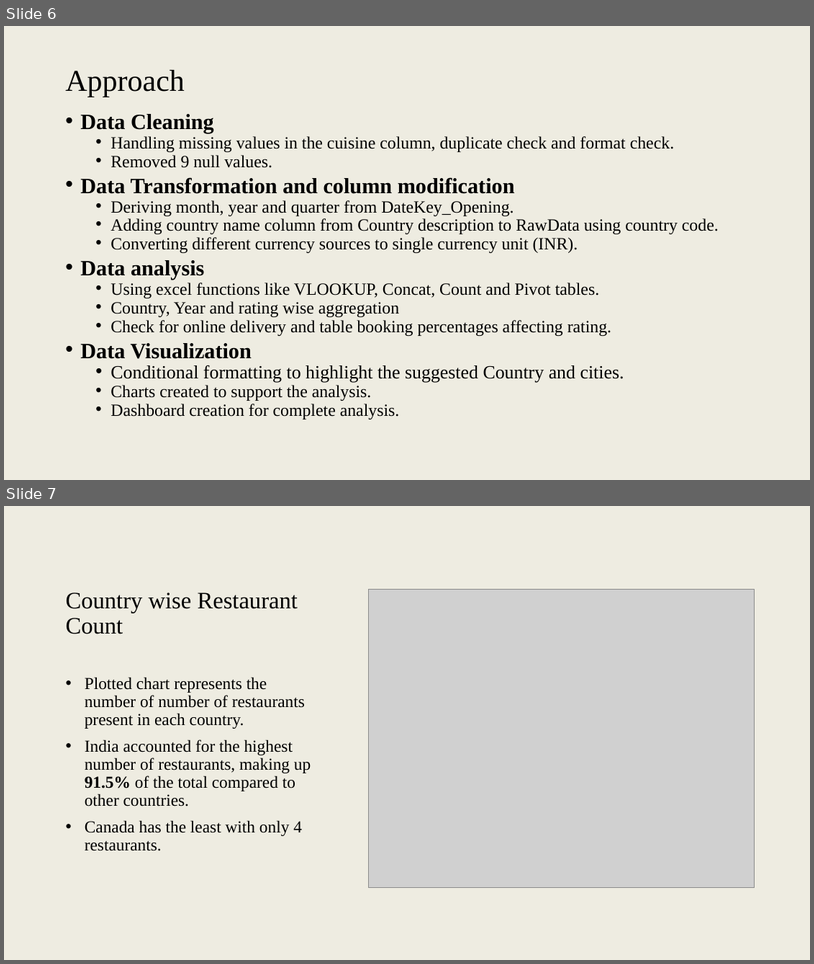
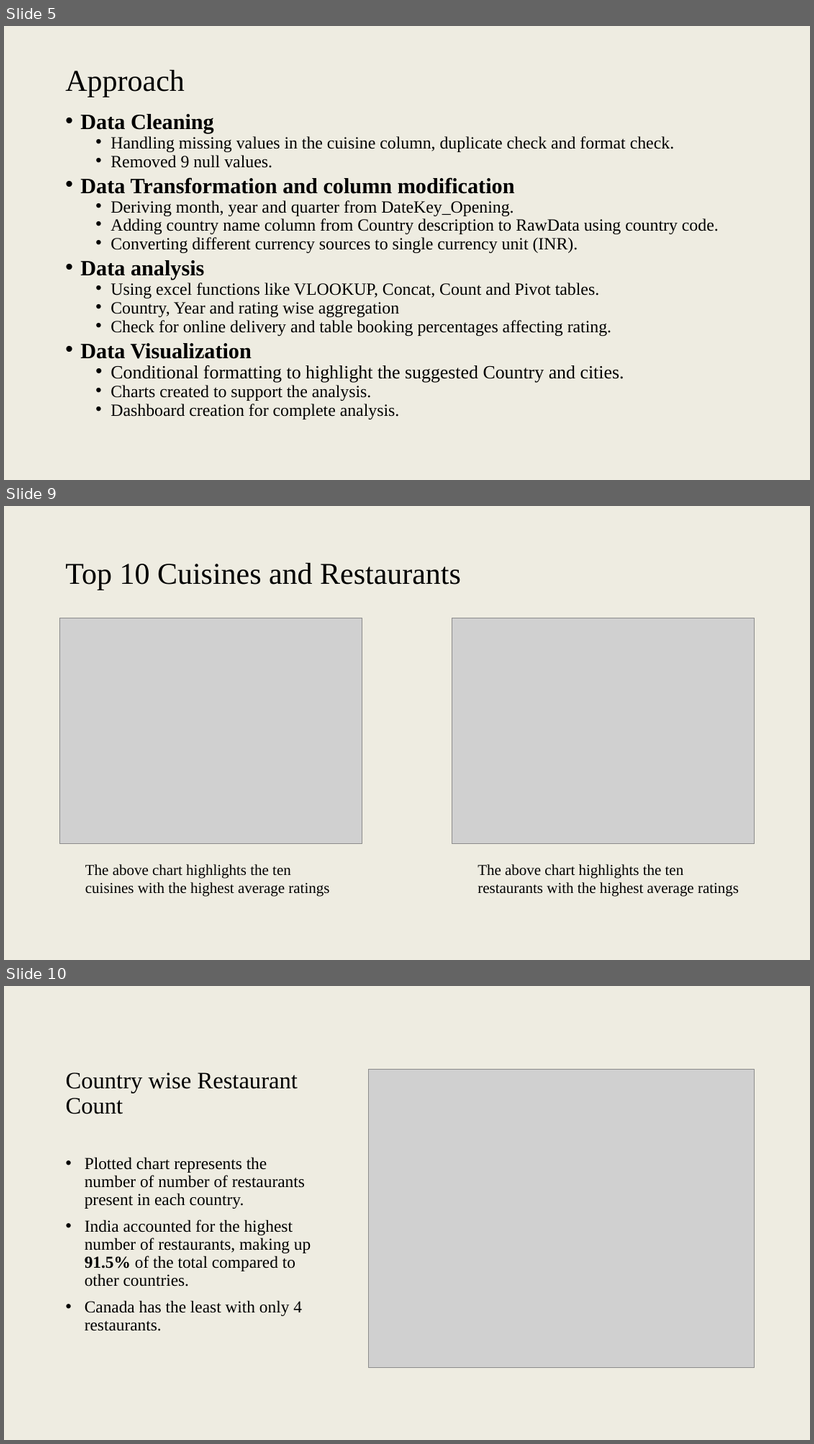
Before and after one commit to suhasjagadish/Restaurant_expansion, a slide deck: Analysis_Presentation.pptx. Shown one above the other, each under a label of ours: slides 6 and 7 before the commit, slides 5, 9 and 10 after it; the slides between them are not shown. The pictures are 814x964 and 814x1444 pixels, drawn with LibreOffice and Linux fonts; fonts in the diff are those of the drawing; grey boxes stand for pictures. Boxes give left, top, right and bottom in pixels: in the first picture for what was removed or moved away, otherwise in the second. Text is boxed around its words. In the diff, an @@ line names an element or a change of style, - is before the commit and + after.

```diff
--- a/Analysis_Presentation.pptx
+++ b/Analysis_Presentation.pptx
@@ slide 9 added at (4,506,810,960), background #EEECE1 @@
@@ title added at (65,563,461,590), 36 pt, text #000000 @@
+Top 10 Cuisines and Restaurants
@@ picture added at (59,618,363,844) @@
@@ picture added at (453,618,756,844) @@
@@ text added at (85,864,329,896), 18 pt, text #000000 @@
+The above chart highlights the ten cuisines with the highest average ratings
@@ text added at (478,864,739,896), 18 pt, text #000000 @@
+The above chart highlights the ten restaurants with the highest average ratings
@@ what was slide 6 is now slide 5 @@
@@ what was slide 7 is now slide 10 @@
```
Also in this commit, not shown: 3 slides changed, 3 other slides added, 2 other files.
